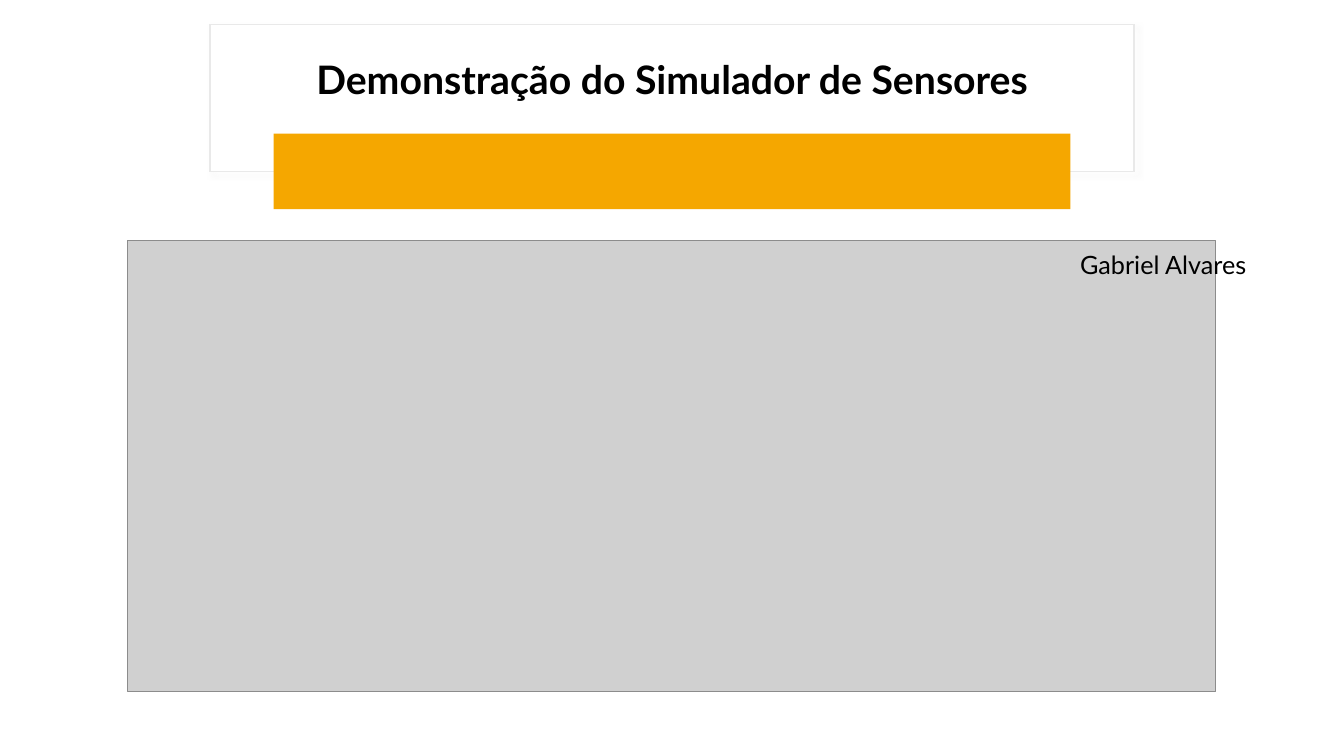
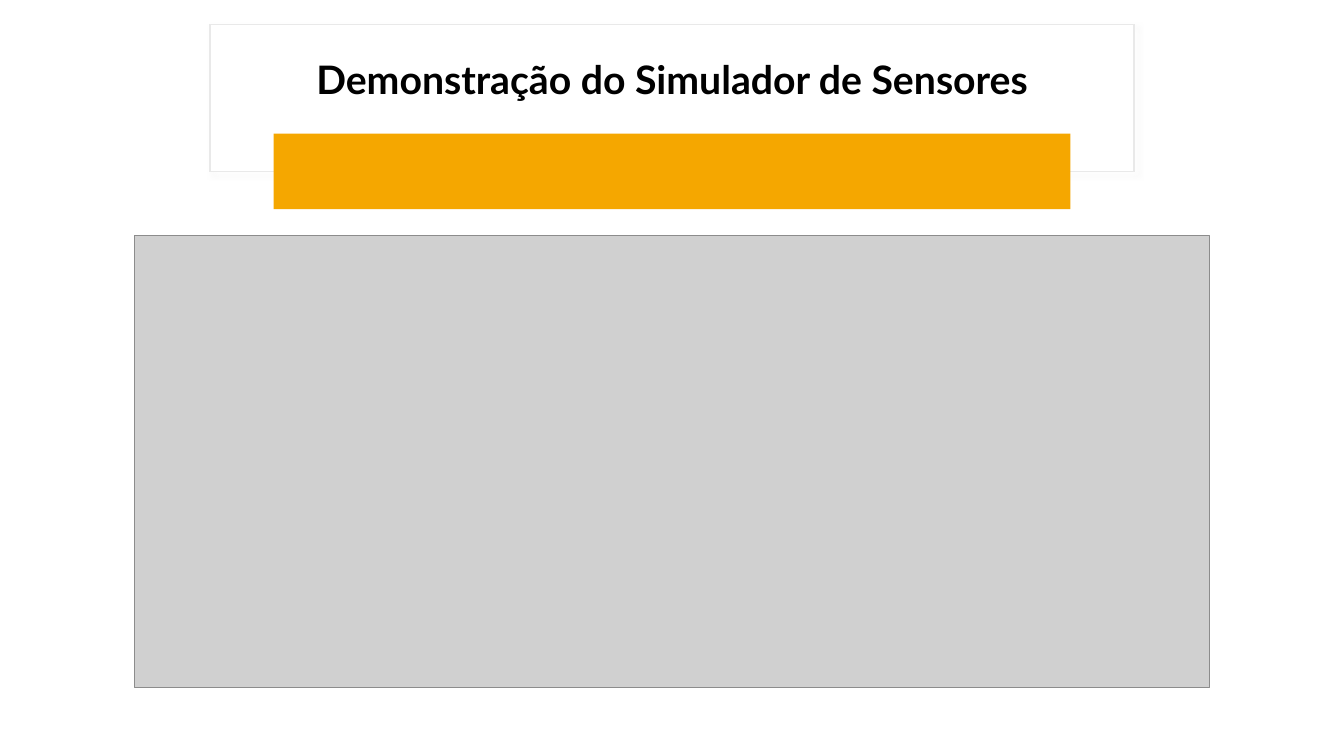
Before and after one commit to BandTec/Cyberlife, a slide deck: slide 9 of Slides/Apresentação com ordem.pptx. Drawn at 1344x756 pixels with LibreOffice and Linux fonts; fonts in the diff are those of the drawing; grey boxes stand for pictures. Boxes give left, top, right and bottom in pixels: in the first picture for what was removed or moved away, otherwise in the second. Text is boxed around its words. In the diff, an @@ line names an element or a change of style, - is before the commit and + after.

```diff
--- a/Slides/Apresentação com ordem.pptx
+++ b/Slides/Apresentação com ordem.pptx
@@ picture: place and size @@
-picture at (128,240,1217,692)
+picture at (134,236,1210,688)
@@ text removed at (1080,253,1246,279) @@
-Gabriel Alvares
```
Also in this commit, not shown: 2 other files.
